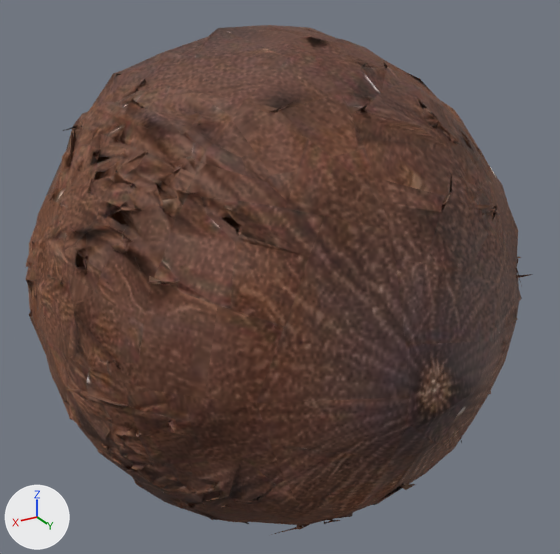
One commit to the glTF model models/cocobowl.glb: the scene before it, then after it.
The view is the same before and after, from a camera (50 mm lens) standing at (1.409, 2.029, 1.178) and looking at (0.119, -0.122, 0.103). The axes (+X, +Y, +Z) are drawn at lower left. The lights are the same throughout. The picture after the commit comes second. Where no turn or scale is listed for an object, it has been applied to the vertices. Vertices at exactly the same position are counted once.

The first picture shows 'otter'.
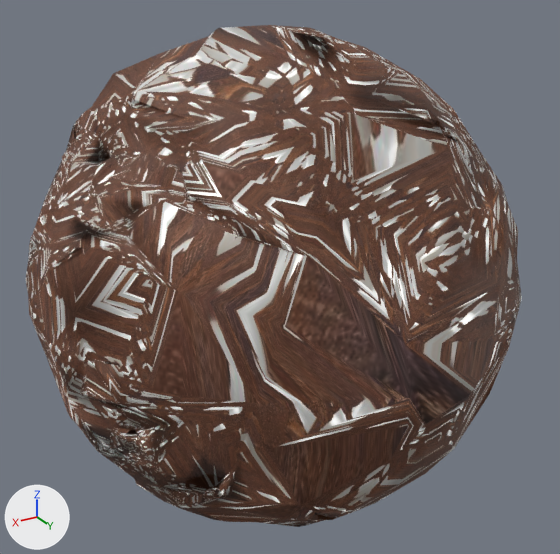
The change, as JSON lines over the scene's bpy script:
```json
{"block": "me_otter", "where": "# used by ob_otter; location = (-0.904, 0.632, -0.917)"}
{"op": "remove", "block": "me_otter", "code": "me_otter.from_pydata(...)  # 1997 vertices, 4093 faces; spans x 0.02..1.81, y -1.26..-0.03, z 0.02..1.83"}
{"op": "add", "block": "me_otter", "code": "me_otter.from_pydata(...)  # 431 vertices, 862 faces; spans x 0.02..1.81, y -1.26..-0.03, z 0.02..1.83"}
{"block": "me_otter", "change": "me_otter part 1: 2 vertices moved within x 1.68..1.76, y -0.93..-0.76, z 0.54..0.59; 1560 vertices removed from x 0.02..1.81, y -1.24..-0.04, z 0.03..1.83"}
{"block": "me_otter", "change": "me_otter part 2: 127 kept faces spanning x 0.03..1.8, y -1.26..-0.03, z 0.02..1.83 get new texture (UV) coordinates"}
{"block": "me_otter", "change": "other edits to the shape of me_otter do not show in these pictures"}
```

Boxes (x1, y1, x2, y2) around the edits, measured in the pictures (560 x 554 px):
```json
{"object": "otter", "change": "reshaped", "before": [25, 25, 533, 534], "after": [25, 25, 522, 527]}
{"part": 1, "of": "me_otter", "change": "reshaped", "before": [25, 25, 533, 534], "after": [49, 364, 129, 450]}
{"part": 2, "of": "me_otter", "change": "surface changed", "before": [37, 28, 518, 501], "after": [37, 28, 518, 501]}
```
